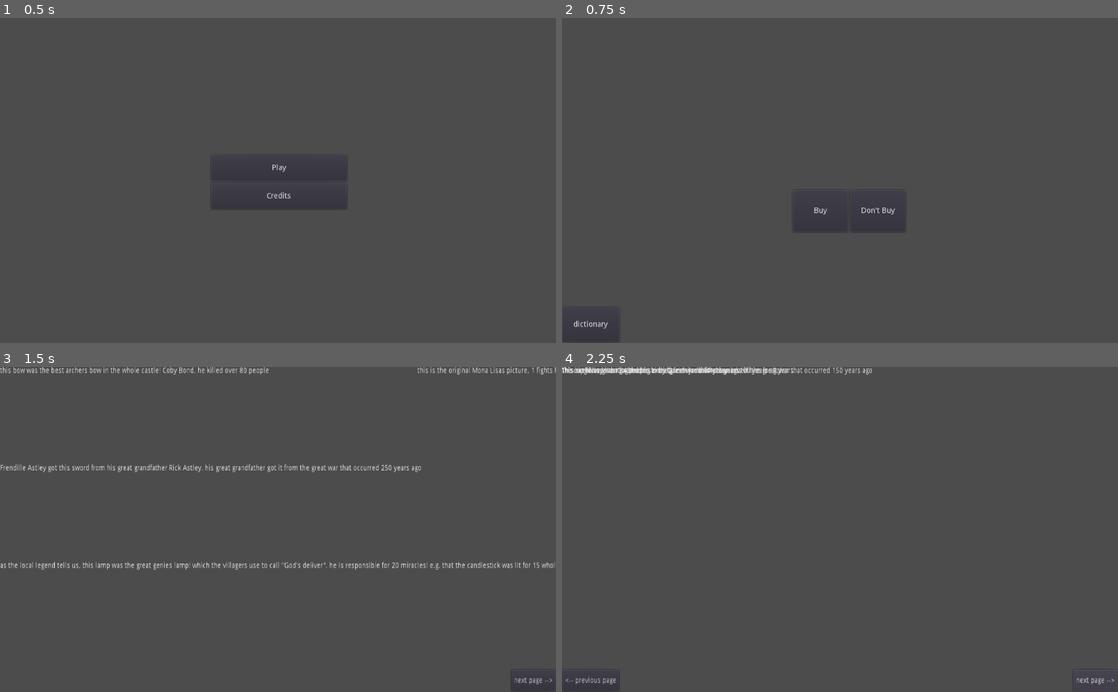
Above: before the commit, frames 1-4 (two rows, left to right).
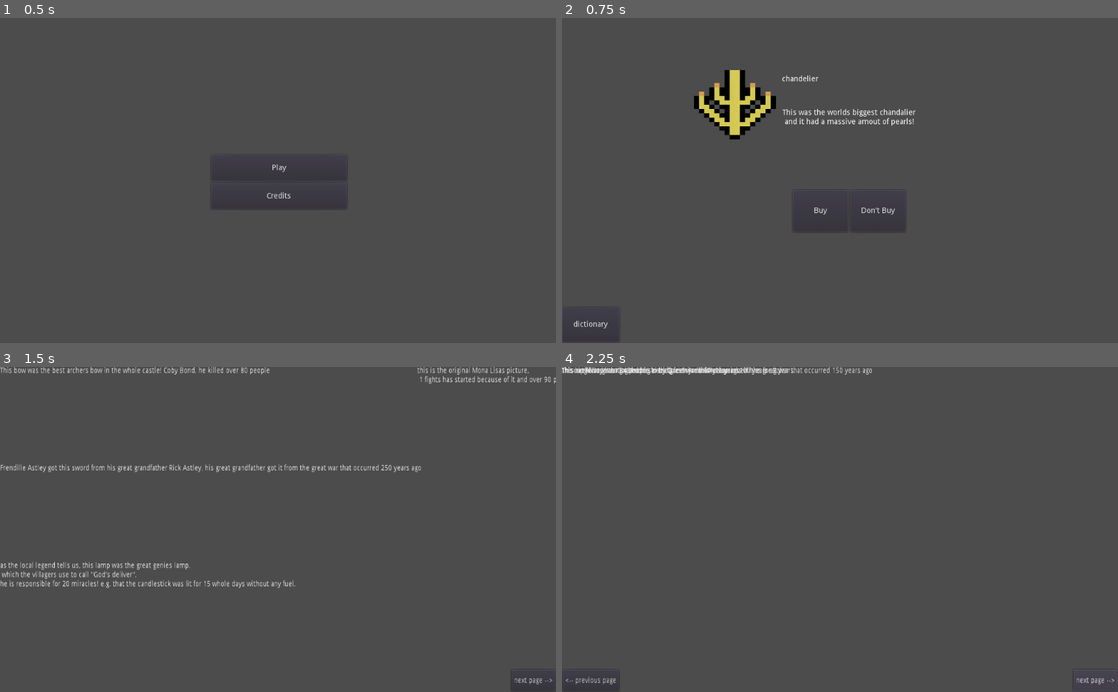
Above: after the commit, the same moments.

Repository: Birdoflames/BrackeysGameJam
Game: Godot game, scene res://Start_Scene.tscn
Same seed, same stepped clock (60 frames per second), same inputs: the game is played once before the commit and once after it.
Inputs:
- Up to frame 1 (0.5 s): no input
- Up to frame 2 (0.75 s): click "Play" at 0.5 s
- Up to frame 3 (1.5 s): click "dictionary" at 1.25 s
- Up to frame 4 (2.25 s): click "next page -->" at 2 s

Frame 1 is identical in both runs. In frame 2, 2.2% of the frame differs, in the area x 23-64%, y 16-38%; in frame 3, 1.9%; in frame 4, nothing differs.
Error before the commit: Invalid call. Nonexistent function 'story' in base 'Sprite'. (res://Game_Scene.gd:15)
Error after the commit: Invalid operands 'String' and 'int' in operator '+'. (res://painting.gd:33)

Commit message:
all items stories ready

Diff:
--- a/Bow.gd
+++ b/Bow.gd
@@ -29,7 +29,7 @@
 	else:
 		 archers_name = "David Smith"
 
-	var story = "this bow was the best archer’s bow in the whole castle! "+archers_name+", he killed over "+str(killed)+" people!"
+	var story = "This bow was the best archer’s bow in the whole castle!\n "+archers_name+", he killed over "+str(killed)+" people!"
 
 	return story
 
@@ -38,6 +38,6 @@
 	story()
 
 func dictionary_story():
-	var dictionary_story = "this bow was the best archer’s bow in the whole castle! "+archers_name+", he killed over "+str(killed)+" people"
+	var dictionary_story = "This bow was the best archer’s bow in the whole castle! "+archers_name+", he killed over "+str(killed)+" people"
 
 	get_parent().get_node("page 1/ancient bow label").text = dictionary_story
--- a/Dictonary.tscn
+++ b/Dictonary.tscn
@@ -25,6 +25,8 @@
 [ext_resource path="res://lamp.gd" type="Script" id=23]
 [ext_resource path="res://candlestick.gd" type="Script" id=24]
 [ext_resource path="res://diamond ring.gd" type="Script" id=25]
+[ext_resource path="res://painting.gd" type="Script" id=26]
+[ext_resource path="res://chandelier.gd" type="Script" id=27]
 
 [node name="Artifacts_book" type="Node2D"]
 scale = Vector2( 0.848288, 1 )
@@ -112,12 +114,14 @@
 position = Vector2( 375.212, 160 )
 scale = Vector2( 1.38968, 1 )
 texture = ExtResource( 9 )
+script = ExtResource( 26 )
 
 [node name="chandelier" type="Sprite" parent="."]
 visible = false
 position = Vector2( 375.212, 160 )
 scale = Vector2( 1.38968, 1 )
 texture = ExtResource( 12 )
+script = ExtResource( 27 )
 
 [node name="page 1" type="Node2D" parent="."]
 visible = false
@@ -231,6 +235,10 @@
 margin_right = 40.0
 margin_bottom = 14.0
 
+[node name="chandalier label" type="Label" parent="page 3"]
+margin_right = 40.0
+margin_bottom = 14.0
+
 [connection signal="pressed" from="page 1/page 2 button" to="." method="_on_page_2_button_pressed"]
 [connection signal="pressed" from="page 2/page 3 button" to="." method="_on_page_3_button_pressed"]
 [connection signal="pressed" from="page 2/page 1 button" to="." method="_on_page_1_button_pressed"]
--- a/ancient sword.gd
+++ b/ancient sword.gd
@@ -31,7 +31,7 @@
 	else:
 		 great_grandfathers_name = "Jerry Smith"
 
-	var story = "I got it from my great grandfather, " +great_grandfathers_name +", he got it while fighting in the great war that occurred "+ str(years_ago) +" years ago"
+	var story = "I got it from my great grandfather, " +great_grandfathers_name +" ,\n he got it while fighting in the great war that occurred "+ str(years_ago) +" years ago"
 
 	return story
 
--- a/axe.gd
+++ b/axe.gd
@@ -15,7 +15,7 @@
 	story()
 
 func story():
-	var story = "this axe killed over "+str(killed)+" people in the great war that occurred "+str(years_ago)+" years ago!"
+	var story = "this axe killed over "+str(killed)+" people in the great war\n that occurred "+str(years_ago)+" years ago!"
 	return story
 
 func dictionary_story():
--- a/candlestick.gd
+++ b/candlestick.gd
@@ -43,7 +43,7 @@
 		mafia_name = "Prism Vonner"
 
 
-	var story = "This candlestick was found in a raid of one of the leaders of the mafia's house! he was known as " + mafia_name +" and was hung in the court in front of the whole " + place
+	var story = "This candlestick was found in a raid of one of the leaders\n of the mafia's house! he was known as " + mafia_name +" and was hung in the court in front of the whole " + place
 	return story
 
 func dictionary_story():
--- /dev/null
+++ b/chandelier.gd
@@ -0,0 +1,32 @@
+extends Sprite
+
+var random = RandomNumberGenerator.new()
+var precious = ""
+var something2 = rnd(0,3)
+
+
+func rnd(start, end):
+	random.randomize()
+	return random.randi_range(start, end)
+
+
+
+func _ready():
+	story()
+
+func story():
+	if something2 == 0:
+		precious = "diamonds!"
+	elif something2 == 1:
+		precious = "pearls!"
+	elif something2 == 2:
+		precious = "gold!"
+	else:
+		precious = "silver!"
+	var story = "This was the worlds biggest chandalier\n and it had a massive amout of " + precious
+	return story
+
+func dictionary_story():
+	var dictionary_story = ""
+
+	get_parent().get_node("page 3/chandalier label").text = dictionary_story
--- a/diamond necklace.gd
+++ b/diamond necklace.gd
@@ -37,7 +37,7 @@
 		seller_name = "Cudro Young"
 
 
-	var story = "this necklace was "+royalty_name+" necklace! I served "+queen_or_king+" for "+str(years)+" years."
+	var story = "this necklace was "+royalty_name+" necklace!\n I served "+queen_or_king+" for "+str(years)+" years."
 
 	return story
 
--- a/diamond ring.gd
+++ b/diamond ring.gd
@@ -52,7 +52,7 @@
 		 sellers_name = "David Smith"
 
 
-	var story = "This ring was given to me by "+ royalty_name +"before "+ str(years) + " years ago."
+	var story = "This ring was given to me by "+ royalty_name +" "+ str(years) + " years ago."
 
 	return story
 func dictionary_story():
--- a/gene's oil lamp.gd
+++ b/gene's oil lamp.gd
@@ -28,7 +28,7 @@
 	else:
 		 genies_name = "Jerry Smith"
 
-	var story = "tales tell this lamp was the great Genie’s lamp, the villagers around call him "+ genies_name+", he is responsible for "+str(miracles_count)+" miracles! e.g. that the candlestick was lit for "+ str(lit_for) +" whole days without any fuel."
+	var story = "tales tell this lamp was the great Genie’s lamp,\n the villagers around call him "+ genies_name+", he is responsible for "+str(miracles_count)+" miracles! e.g. that the candlestick was lit for "+ str(lit_for) +" whole days without any fuel."
 
 	return story
 
@@ -37,6 +37,6 @@
 	story()
 
 func dictionary_story():
-	var dictionary_story = 'as the local legend tells us, this lamp was the great genie’s lamp! which the villagers use to call "'+ genies_name +'", he is responsible for '+str(miracles_count) +' miracles! e.g. that the candlestick was lit for ' +str(lit_for)+ ' whole days without any fuel.'
+	var dictionary_story = 'as the local legend tells us, this lamp was the great genie’s lamp,\n which the villagers use to call "'+ genies_name +'", \nhe is responsible for '+str(miracles_count) +' miracles! e.g. that the candlestick was lit for ' +str(lit_for)+ ' whole days without any fuel.'
 
 	get_parent().get_node("page 1/gene's oil lamp label").text = dictionary_story
--- a/lamp.gd
+++ b/lamp.gd
@@ -42,7 +42,7 @@
 		source = "electricity"
 
 
-	var story = "this lamp was "+royalty_name +room+" lamp! it was the first lamp that worked on "+source
+	var story = "this lamp was "+royalty_name +room+" lamp!\n it was the first lamp that worked on "+source
 	return story
 
 func dictionary_story():
--- a/mona lisa's picture.gd
+++ b/mona lisa's picture.gd
@@ -19,6 +19,6 @@
 	return story
 
 func dictionary_story():
-	var dictionary_story = "this is the original Mona Lisa’s picture, "+str(fights_count)+" fights has started because of it and over "+str(died_for)+" people died while trying to get it!"
+	var dictionary_story = "this is the original Mona Lisa’s picture,\n "+str(fights_count)+" fights has started because of it and over "+str(died_for)+" people died while trying to get it!"
 
 	get_parent().get_node("page 1/mona lisa's picture label").text = dictionary_story
--- /dev/null
+++ b/painting.gd
@@ -0,0 +1,35 @@
+extends Sprite
+
+var random = RandomNumberGenerator.new()
+var artist_name = ""
+var not_sure = rnd(0,3)
+var years = rnd(1, 5)*50
+
+
+func rnd(start, end):
+	random.randomize()
+	return random.randi_range(start, end)
+func story_decider():
+	if not_sure == 0:
+		artist_name = "Floyd Evans"
+
+	elif not_sure == 1:
+		artist_name = "Terrence Vale"
+
+	elif not_sure == 2:
+		artist_name = "Perry Cage"
+
+	else:
+		artist_name = "Allen Gordon"
+
+func _ready():
+	story()
+
+func story():
+	var story = "This painting is an original piece by " + artist_name + "and is his \n depiction of the great wat that happened " + str(years) + " years ago"
+	return story
+
+func dictionary_story():
+	var dictionary_story = "This painting is an original piece by " + artist_name + "and is his \n depiction of the great wat that happened " + years + " years ago"
+
+	get_parent().get_node("page 3/painting label").text = dictionary_story
--- a/vase.gd
+++ b/vase.gd
@@ -20,7 +20,7 @@
 	else:
 		liquid = "wine"
 
-	var story = "this is the vase that was used to transfer "+liquid+" to the warriors in the great war that occurred "+str(years_ago)+" years ago"
+	var story = "this is the vase that was used to transfer "+liquid+" \nto the warriors in the great war that occurred "+str(years_ago)+" years ago"
 	return story
 
 func dictionary_story():
Not shown: 1 places in Dictonary.tscn that only renumber resources
